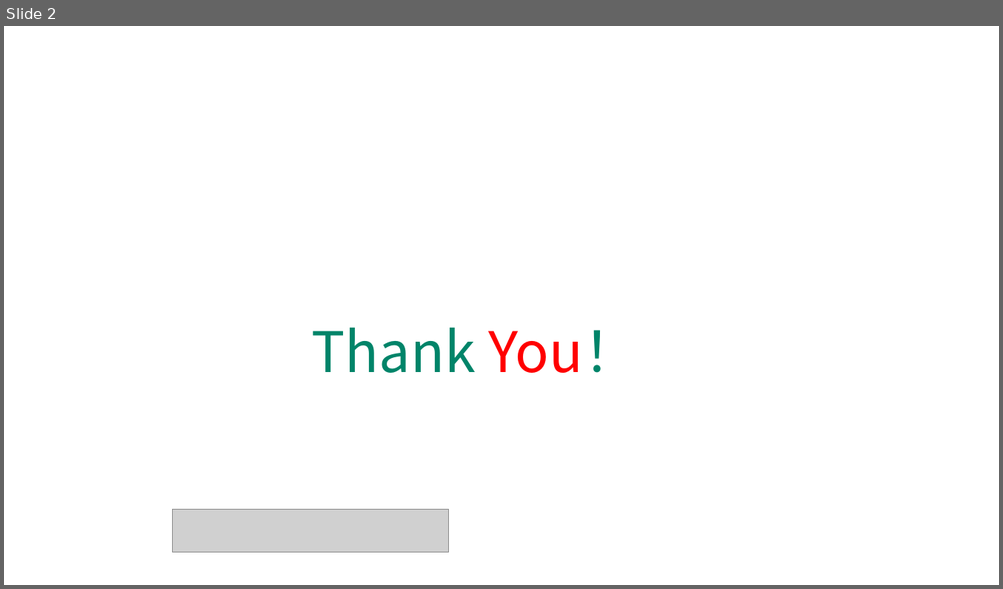
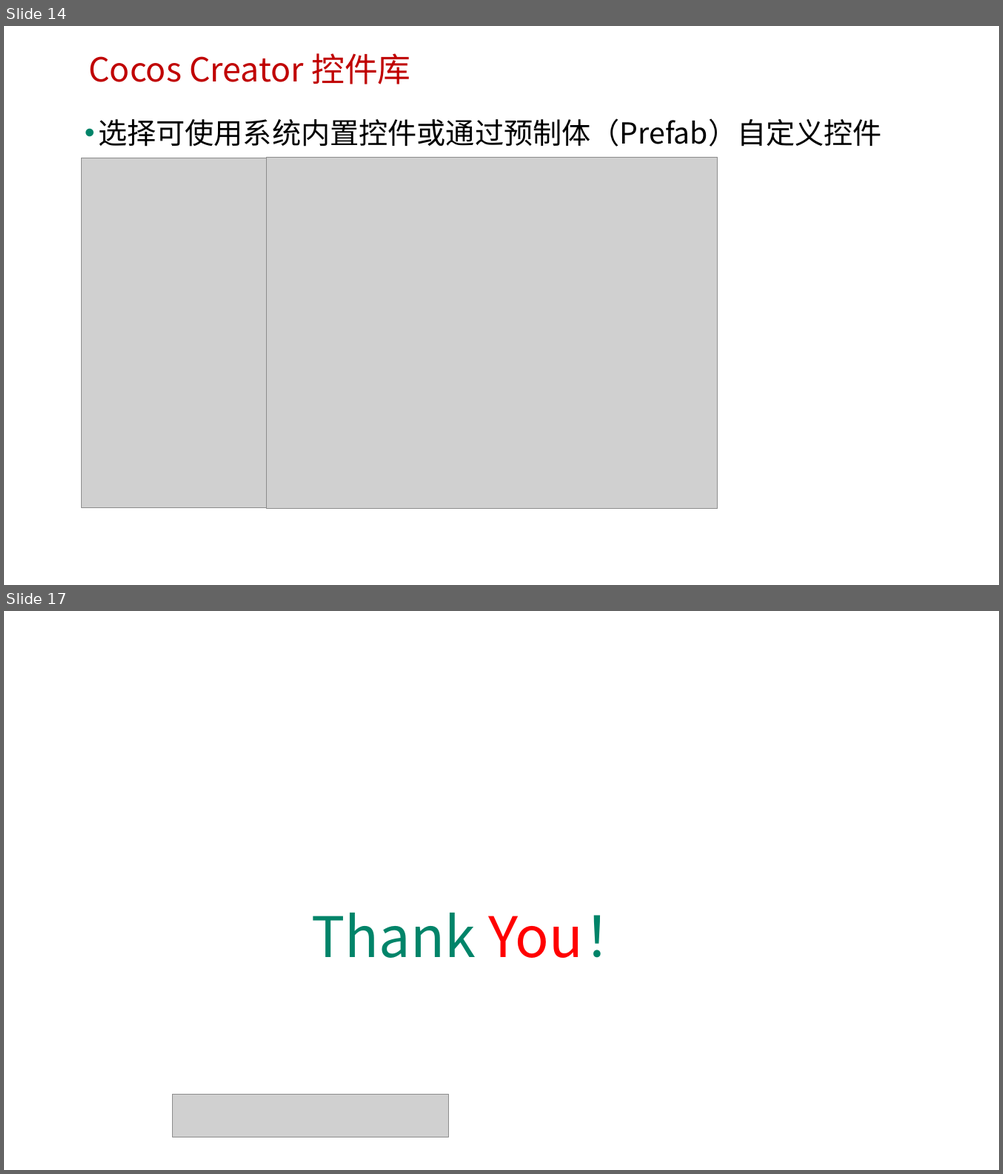
Before and after one commit to edu2act/course-H5-Animation-and-Game-Development, a slide deck: materials/slides/ch16.pptx. Shown one above the other, each under a label of ours: slide 2 before the commit, slides 14 and 17 after it; the slides between them are not shown. The pictures are 1003x589 and 1003x1174 pixels, drawn with LibreOffice and Linux fonts; fonts in the diff are those of the drawing; grey boxes stand for pictures; background and template pictures are left out. Boxes give left, top, right and bottom in pixels: in the first picture for what was removed or moved away, otherwise in the second. Text is boxed around its words. In the diff, an @@ line names an element or a change of style, - is before the commit and + after.

```diff
--- a/materials/slides/ch16.pptx
+++ b/materials/slides/ch16.pptx
@@ slide 14 added at (4, 26, 999, 585), background picture (left out) @@
@@ text added at (88, 53, 410, 84), 32 pt, text #C00000 @@
+Cocos Creator 控件库
@@ text added at (98, 118, 882, 147), 28 pt, text #000000 @@
+• 选择可使用系统内置控件或通过预制体（Prefab）自定义控件
@@ picture added at (82, 158, 498, 508) @@
@@ picture added at (266, 157, 717, 509) @@
@@ what was slide 2 is now slide 17 @@
```
Also in this commit, not shown: 1 slide changed, 14 other slides added, 22 other files.
